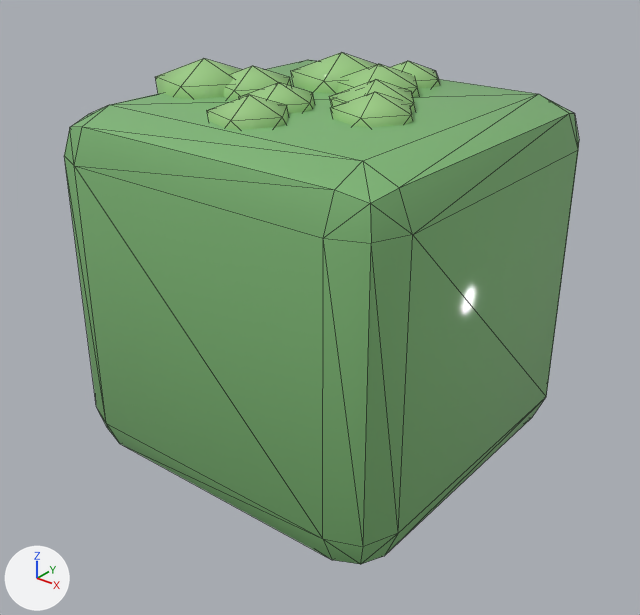
The glTF model godot/games/blastyard/art/models/wall_garden.glb: old version first, new version second.
The view is the same before and after, from a camera (50 mm lens) standing at (1.33, -1.699, 1.434) and looking at (0.013, -0.052, 0.413). Lighting does not change. The marker at lower left points along +X, +Y and +Z. The picture after the commit comes second. Mesh edges are drawn as thin lines. Vertices at exactly the same position are counted once.

The first picture shows 'wall_garden'.
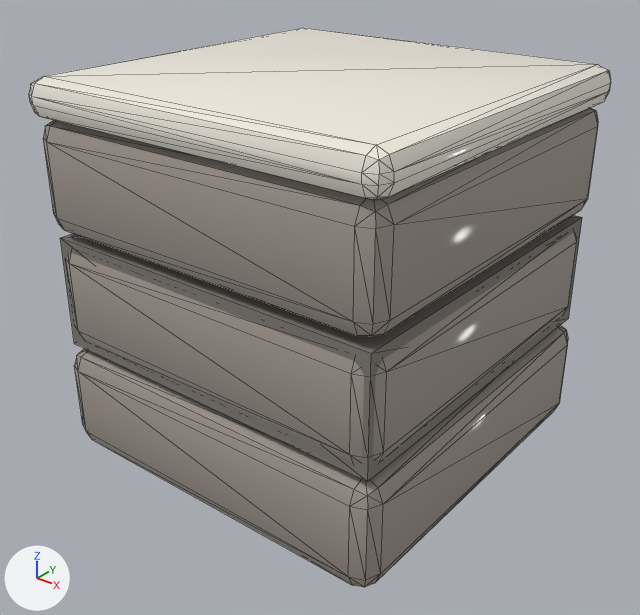
Pixel boxes [x1, y1, x2, y2] of what changed, in the pictures (640 x 615 px):
'wall_garden', reshaped (13% wider, 9% taller)
    before: [64, 52, 579, 564]
    after: [29, 28, 611, 587]
part 1 of me_wall_garden, added
    after: [60, 215, 582, 482]
part 2 of me_wall_garden, rebuilt
    before: [64, 60, 579, 564]
    after: [67, 232, 577, 462]
part 3 of me_wall_garden, added
    after: [75, 326, 568, 587]
part 4 of me_wall_garden, added
    after: [43, 108, 598, 336]
part 5 of me_wall_garden, added
    after: [29, 28, 611, 200]
part 6 of me_wall_garden, deleted (green)
    before: [155, 52, 440, 130]

The edits, one by one:
Material 'garden_mortar' (mat_garden_mortar) is new.
Its base color is (0.22, 0.2, 0.18) (grey #817c76).
Its roughness is 0.9.
Material 'garden_wall' (mat_garden_wall) is new.
Its base color is (0.36, 0.32, 0.28) (grey #a29990).
Its roughness is 0.85.
Its coat weight is 0.1.
Its coat roughness is 0.08.
Material 'garden_stone_cap' (mat_garden_stone_cap) is new.
Its base color is (0.88, 0.84, 0.74) (white #f1ecdf).
Its roughness is 0.7.
Its coat weight is 0.2.
Its coat roughness is 0.08.
me_wall_garden is used by ob_wall_garden; location (0.0, 0.0, 0.0).
me_wall_garden had 176 vertices, 308 faces and spanned x -0.49..0.49, y -0.49..0.49, z 0.0..1.029.
me_wall_garden no longer uses material mat_hedge_leaf (green #7cb573).
me_wall_garden no longer uses material mat_hedge_leaf_light (green #99cb81).
me_wall_garden now has 232 vertices, 444 faces and spans x -0.51..0.51, y -0.51..0.51, z 0.015..1.02.
me_wall_garden part 1: a new loose piece, a box spanning x -0.48..0.48, y -0.48..0.48, z 0.32..0.62, in mat_garden_mortar (grey #817c76).
me_wall_garden part 2: the loose piece of 56 vertices spanning x -0.49..0.49, y -0.49..0.49, z 0.0..0.95 is rebuilt with 56 vertices and now spans x -0.49..0.49, y -0.49..0.49, z 0.325..0.615, in mat_garden_wall (grey #a29990).
me_wall_garden part 3: a new loose piece of 56 vertices spanning x -0.5..0.5, y -0.5..0.5, z 0.015..0.305, in mat_garden_wall (grey #a29990).
me_wall_garden part 4: a new loose piece of 56 vertices spanning x -0.5..0.5, y -0.5..0.5, z 0.635..0.925, in mat_garden_wall (grey #a29990).
me_wall_garden part 5: a new loose piece of 56 vertices spanning x -0.51..0.51, y -0.51..0.51, z 0.92..1.02, in mat_garden_stone_cap (white #f1ecdf).
me_wall_garden part 6: 10 loose pieces with 120 vertices, spanning x -0.451..0.285, y -0.356..0.379, z 0.851..1.029, are deleted.
me_wall_garden gains material mat_garden_wall (grey #a29990).
me_wall_garden gains material mat_garden_mortar (grey #817c76).
me_wall_garden gains material mat_garden_stone_cap (white #f1ecdf).
